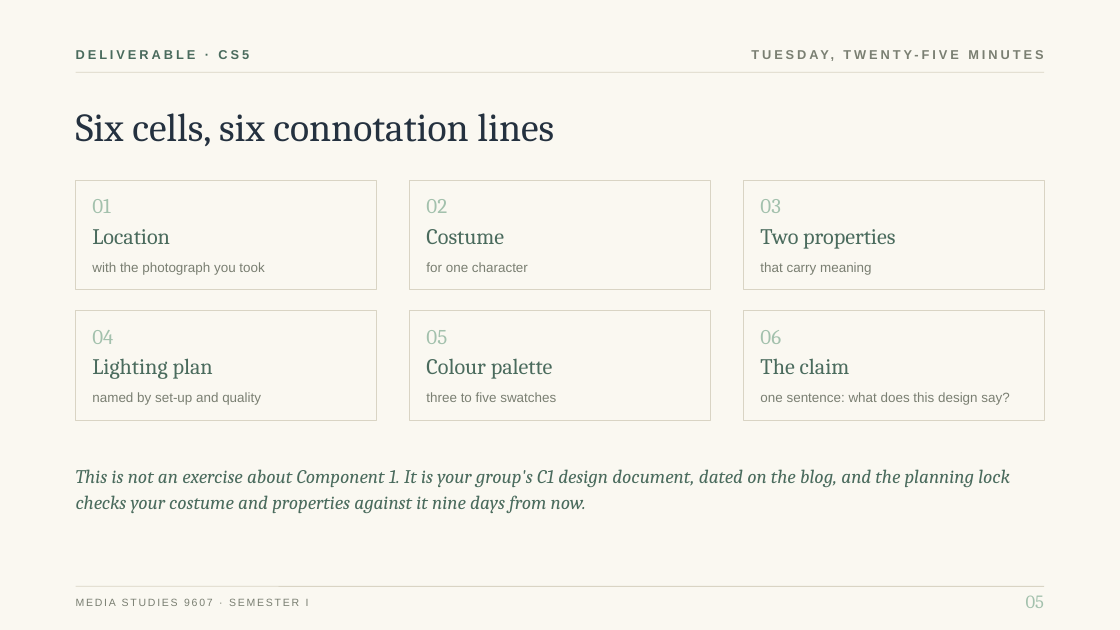
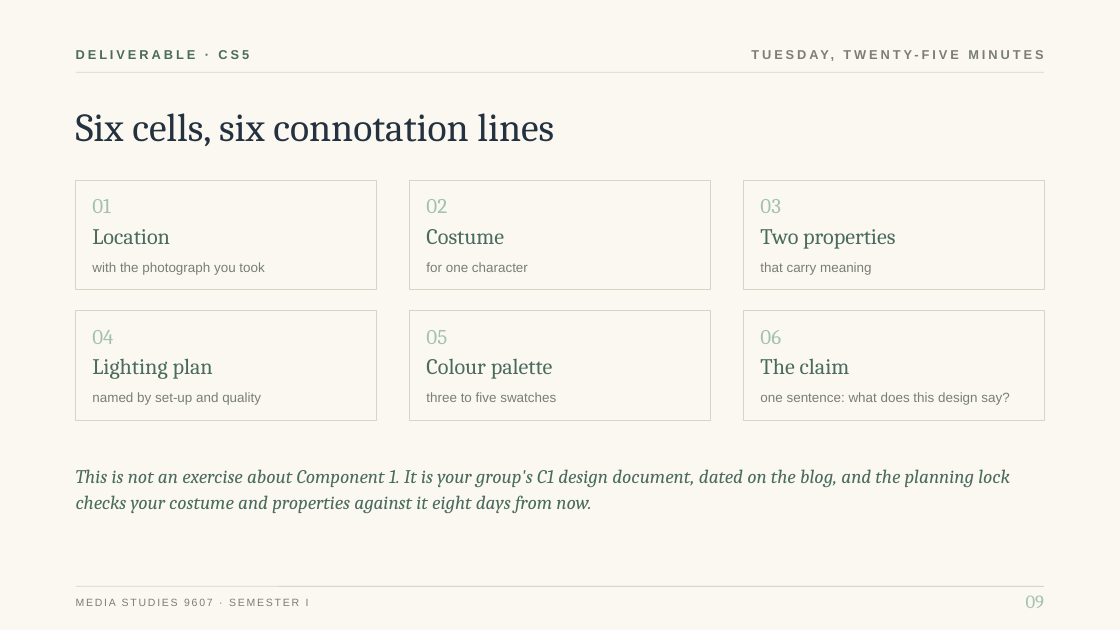
Before and after one commit to ohwowgreat/courses-site, a slide deck: slide 13 of content/decks/media-studies/media-studies-s1-lesson-05-mise-en-scene.pptx (slide 10 before the commit). Drawn at 1120x630 pixels with LibreOffice and Linux fonts; fonts in the diff are those of the drawing. Boxes give left, top, right and bottom in pixels: in the first picture for what was removed or moved away, otherwise in the second. Text is boxed around its words. In the diff, an @@ line names an element or a change of style, - is before the commit and + after.

```diff
--- a/content/decks/media-studies/media-studies-s1-lesson-05-mise-en-scene.pptx
+++ b/content/decks/media-studies/media-studies-s1-lesson-05-mise-en-scene.pptx
@@ text at (x1=76, y1=469, x2=1010, y2=513): text changed @@
-This is not an exercise about Component 1. It is your group's C1 design document, dated on the blog, and the planning lock checks your costume and properties against it nine days from now.
+This is not an exercise about Component 1. It is your group's C1 design document, dated on the blog, and the planning lock checks your costume and properties against it eight days from now.
@@ text at (x1=1026, y1=595, x2=1045, y2=608): text changed @@
-05
+09
```
Also in this commit, not shown: 5 other slides changed, 4 slides added, 1 slide removed, 39 other files.
